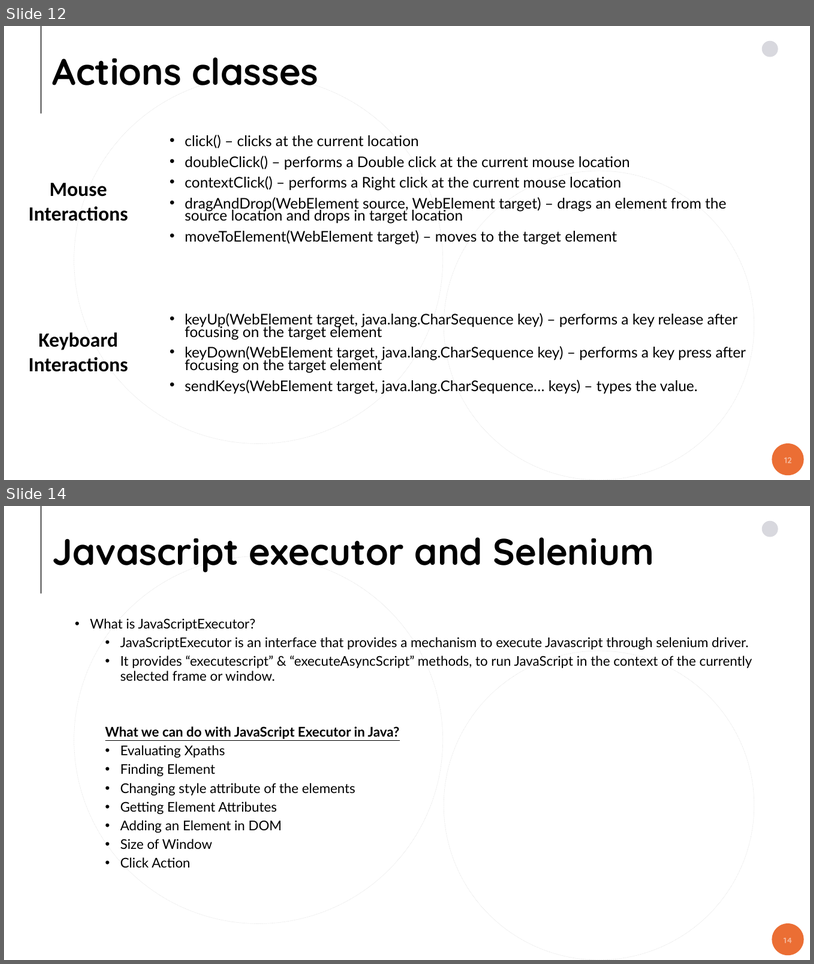
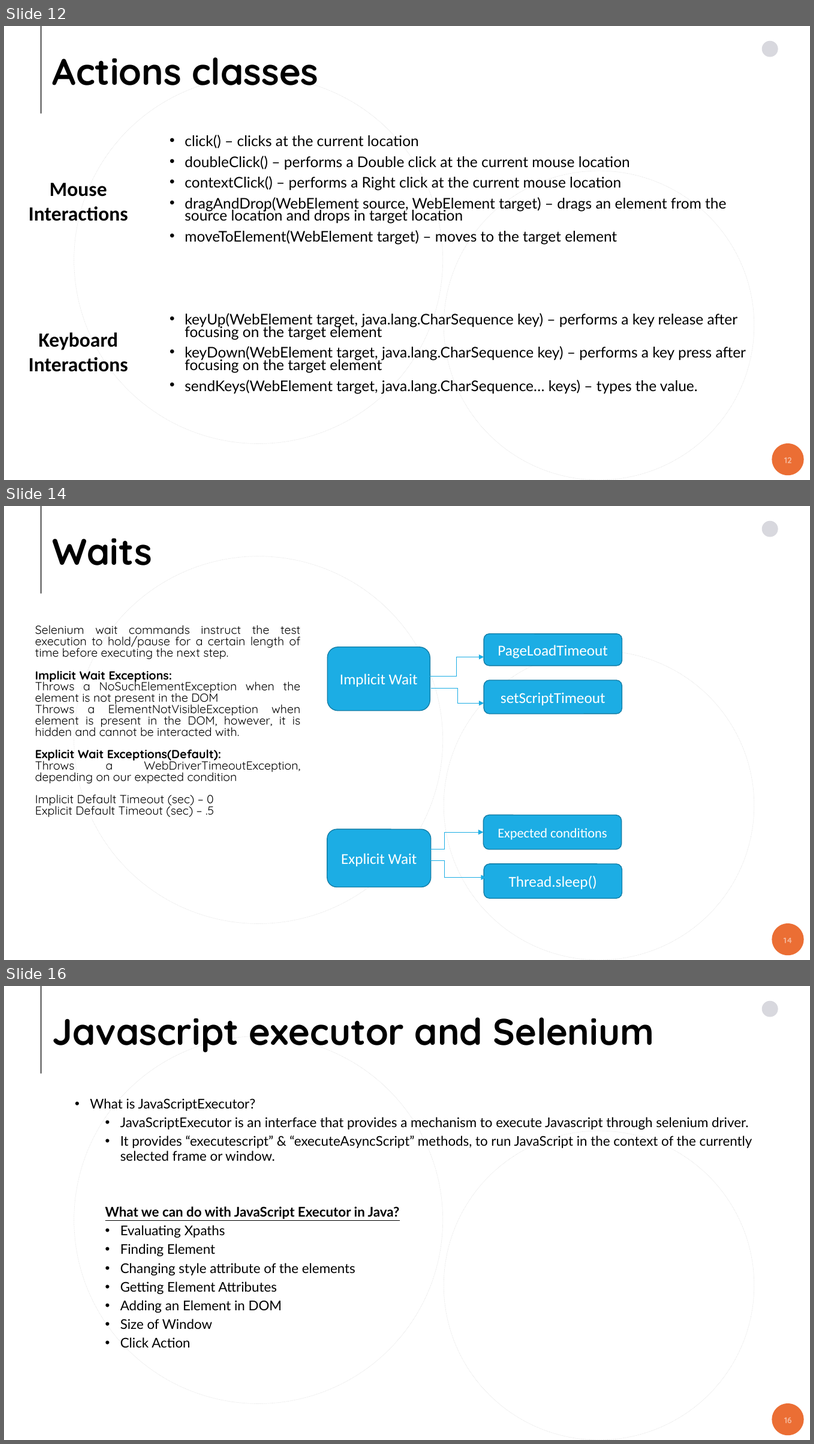
Before and after one commit to ashwinbalajiks/pragra-docs, a slide deck: Selenium/Pragra_Selenium_Draft.pptx. Shown one above the other, each under a label of ours: slides 12 and 14 before the commit, slides 12, 14 and 16 after it; the slides between them are not shown. The pictures are 814x964 and 814x1444 pixels, drawn with LibreOffice and Linux fonts; fonts in the diff are those of the drawing; background and template pictures are left out. Boxes give left, top, right and bottom in pixels: in the first picture for what was removed or moved away, otherwise in the second. Text is boxed around its words. In the diff, an @@ line names an element or a change of style, - is before the commit and + after.

```diff
--- a/Selenium/Pragra_Selenium_Draft.pptx
+++ b/Selenium/Pragra_Selenium_Draft.pptx
@@ slide 14 added at box(4, 506, 810, 960), background #FFFFFF; not listed: 6 template elements that a slide beside it also shows @@
@@ title added at box(53, 538, 153, 565), 44 pt, text #000000, bold @@
+Waits
@@ text added at box(35, 625, 301, 817), 14 pt, text #000000 @@
+Selenium wait commands instruct the test execution to hold/pause for a certain length of time before executing the next step.
+Implicit Wait Exceptions:
+Throws a NoSuchElementException when the element is not present in the DOM
+Throws a ElementNotVisibleException when element is present in the DOM, however, it is hidden and cannot be interacted with.
+Explicit Wait Exceptions(Default):
+Throws a WebDriverTimeoutException, depending on our expected condition
+Implicit Default Timeout (sec) – 0
+Explicit Default Timeout (sec) – .5
@@ rounded rectangle added at box(327, 647, 431, 711), fill #1CADE4, outline #1580A9 1 pt, 18 pt, text #FFFFFF @@
+Implicit Wait
@@ rounded rectangle added at box(485, 634, 623, 666), fill #1CADE4, outline #1580A9 1 pt, 18 pt, text #FFFFFF @@
+PageLoadTimeout
@@ elbow arrow added from (416, 676) to (485, 657), #1CADE4 0.5 pt @@
@@ rounded rectangle added at box(485, 680, 623, 714), fill #1CADE4, outline #1580A9 1 pt, 18 pt, text #FFFFFF @@
+setScriptTimeout
@@ elbow arrow added from (431, 688) to (485, 703), #1CADE4 0.5 pt @@
@@ rounded rectangle added at box(327, 829, 432, 887), fill #1CADE4, outline #1580A9 1 pt, 18 pt, text #FFFFFF @@
+Explicit Wait
@@ rounded rectangle added at box(484, 814, 622, 849), fill #1CADE4, outline #1580A9 1 pt, 16 pt, text #FFFFFF @@
+Expected conditions
@@ elbow arrow added from (405, 849) to (484, 832), #1CADE4 0.5 pt @@
@@ elbow arrow added from (430, 861) to (486, 877), #1CADE4 0.5 pt @@
@@ rounded rectangle added at box(485, 864, 623, 898), fill #1CADE4, outline #1580A9 1 pt, 18 pt, text #FFFFFF @@
+Thread.sleep()
@@ what was slide 14 is now slide 16 @@
@@ page number at box(785, 1417, 792, 1423): text changed @@
-14
+16
```
Also in this commit, not shown: 1 slide changed, 1 other slide added, 1 other file.
